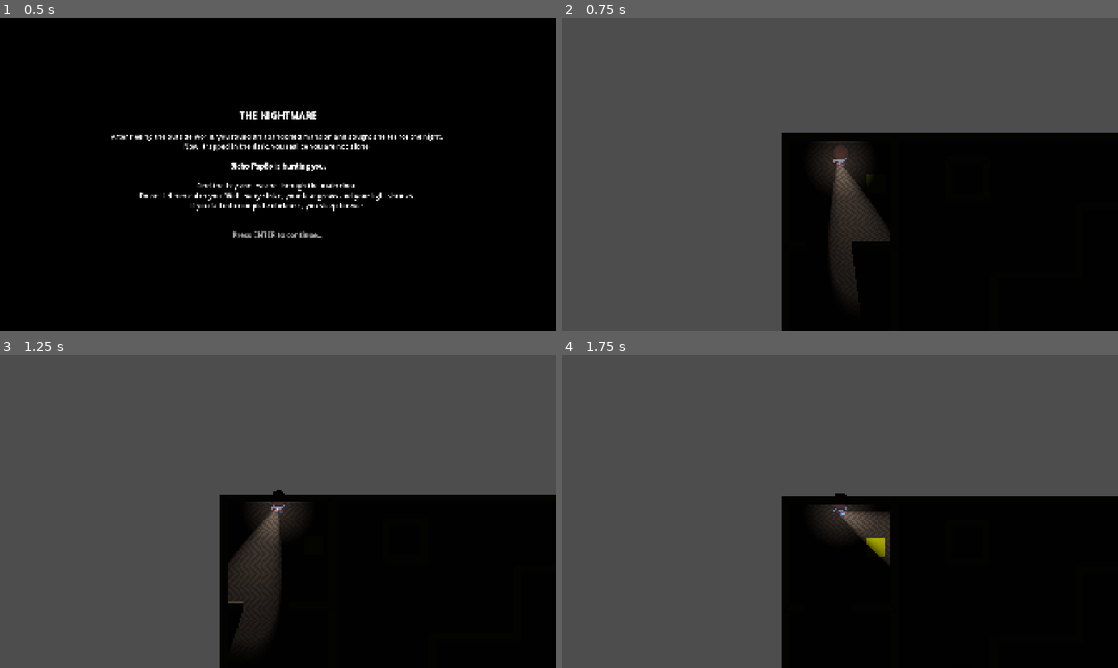
Above: before the commit, frames 1-4 (two rows, left to right).
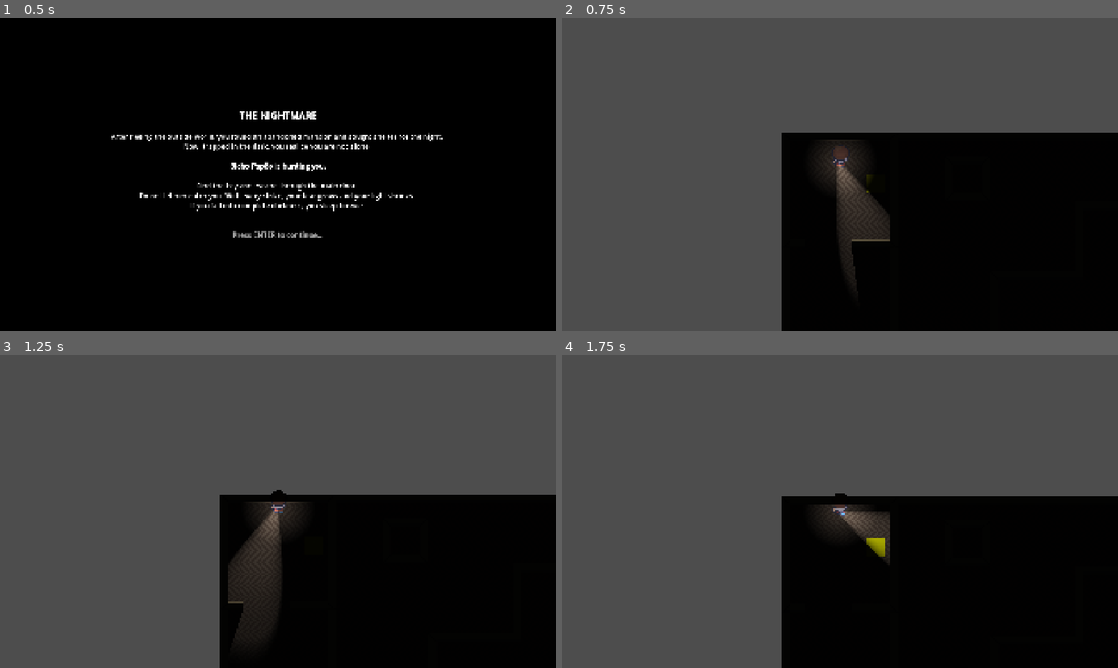
Above: after the commit, the same moments.

Repository: davidantunes23/dj_prototype
Game: Godot game, scene res://scenes/map/start_screen.tscn
The game is run twice, just before and just after one commit, with the same random seed, the same clock (stepped at 60 frames per second) and the same inputs.
Inputs (mouse positions are in pixels of both pictures, inside the frame that each line leads up to):
- Up to frame 1 (0.5 s): no input
- Up to frame 2 (0.75 s): tap Enter (ui_accept) at 0.5 s; move the mouse to (812, 237) at 0.52 s; hold W (move_up) from 0.53 s (still down); hold Enter (ui_accept) from 0.53 s (still down)
- Up to frame 3 (1.25 s): keep holding W (move_up); keep holding Enter (ui_accept)
- Up to frame 4 (1.75 s): keep holding W (move_up); move the mouse to (1006, 558) at 1.27 s; release Enter (ui_accept) at 1.28 s; tap Q (drop) at 1.35 s; tap Enter (ui_accept) at 1.52, 1.55 s

Frame 1 is identical in both runs. In frame 2, 0.7% of the frame differs, in the area x 47-59%, y 38-88%; in frame 3, less than 0.1%; in frame 4, less than 0.1%.

Commit message:
Add control screen

Diff:
--- /dev/null
+++ b/scenes/map/control_screen.tscn
@@ -0,0 +1,94 @@
+[gd_scene format=3 uid="uid://duvdk305hun58"]
+
+[ext_resource type="Script" uid="uid://b7tpnoiytiu1m" path="res://scripts/map/control_screen.gd" id="1_l81s2"]
+[ext_resource type="Texture2D" uid="uid://cdwmdh7ym2prd" path="res://assets/controls/controls.png" id="2_ek0xk"]
+
+[node name="ControlScreen" type="Control" unique_id=1026505798]
+layout_mode = 3
+anchors_preset = 15
+anchor_right = 1.0
+anchor_bottom = 1.0
+grow_horizontal = 2
+grow_vertical = 2
+script = ExtResource("1_l81s2")
+
+[node name="ColorRect" type="ColorRect" parent="." unique_id=334040609]
+layout_mode = 1
+anchors_preset = 15
+anchor_right = 1.0
+anchor_bottom = 1.0
+grow_horizontal = 2
+grow_vertical = 2
+color = Color(0, 0, 0, 1)
+
+[node name="TextureRect" type="TextureRect" parent="." unique_id=445399558]
+layout_mode = 1
+anchors_preset = 15
+anchor_right = 1.0
+anchor_bottom = 1.0
+grow_horizontal = 2
+grow_vertical = 2
+texture = ExtResource("2_ek0xk")
+
+[node name="Movement" type="RichTextLabel" parent="." unique_id=34962021]
+layout_mode = 0
+offset_left = 544.0
+offset_top = 499.0
+offset_right = 858.0
+offset_bottom = 599.0
+theme_override_font_sizes/normal_font_size = 24
+bbcode_enabled = true
+text = "Move"
+horizontal_alignment = 1
+vertical_alignment = 1
+
+[node name="Interact" type="RichTextLabel" parent="." unique_id=1313827251]
+layout_mode = 0
+offset_left = 934.0
+offset_top = 499.0
+offset_right = 1166.0
+offset_bottom = 599.0
+theme_override_font_sizes/normal_font_size = 24
+bbcode_enabled = true
+text = "Interact"
+horizontal_alignment = 1
+vertical_alignment = 1
+
+[node name="Drop" type="RichTextLabel" parent="." unique_id=577178308]
+layout_mode = 0
+offset_left = 1239.0
+offset_top = 499.0
+offset_right = 1341.0
+offset_bottom = 599.0
+theme_override_font_sizes/normal_font_size = 24
+bbcode_enabled = true
+text = "Drop"
+horizontal_alignment = 1
+vertical_alignment = 1
+
+[node name="Enter" type="RichTextLabel" parent="." unique_id=1745992196]
+layout_mode = 1
+anchors_preset = 15
+anchor_right = 1.0
+anchor_bottom = 1.0
+grow_horizontal = 2
+grow_vertical = 2
+theme_override_font_sizes/normal_font_size = 24
+theme_override_font_sizes/bold_font_size = 24
+bbcode_enabled = true
+text = "
+
+
+
+
+
+
+
+
+
+
+
+
+[center][pulse freq=1.0 color=#ffffff40][b]Press ENTER to wake up.[/b][/pulse][/center]"
+horizontal_alignment = 1
+vertical_alignment = 1
--- /dev/null
+++ b/scripts/map/control_screen.gd
@@ -0,0 +1,5 @@
+extends Control
+
+func _input(event):
+	if event.is_action_pressed("ui_accept"):
+		get_tree().change_scene_to_file("res://scenes/player/player_arena.tscn")
--- a/scripts/map/start_screen.gd
+++ b/scripts/map/start_screen.gd
@@ -2,4 +2,4 @@
 
 func _input(event):
 	if event.is_action_pressed("ui_accept"):
-		get_tree().change_scene_to_file("res://scenes/player/player_arena.tscn")
+		get_tree().change_scene_to_file("res://scenes/map/control_screen.tscn")
Binary file added: assets/controls/controls.png
Not shown, added: assets/controls/controls.png.import
Not shown, added: scripts/map/control_screen.gd.uid
